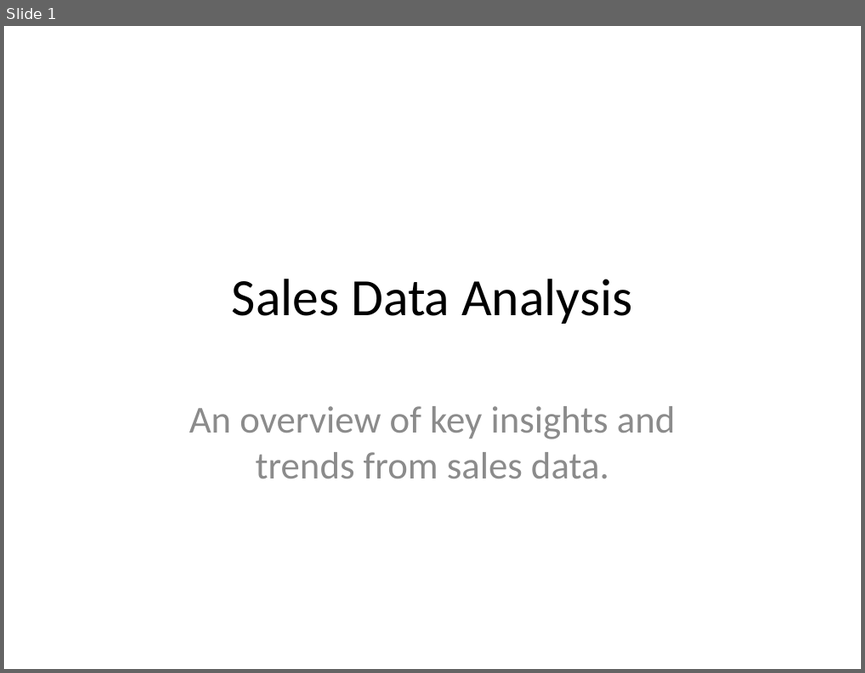
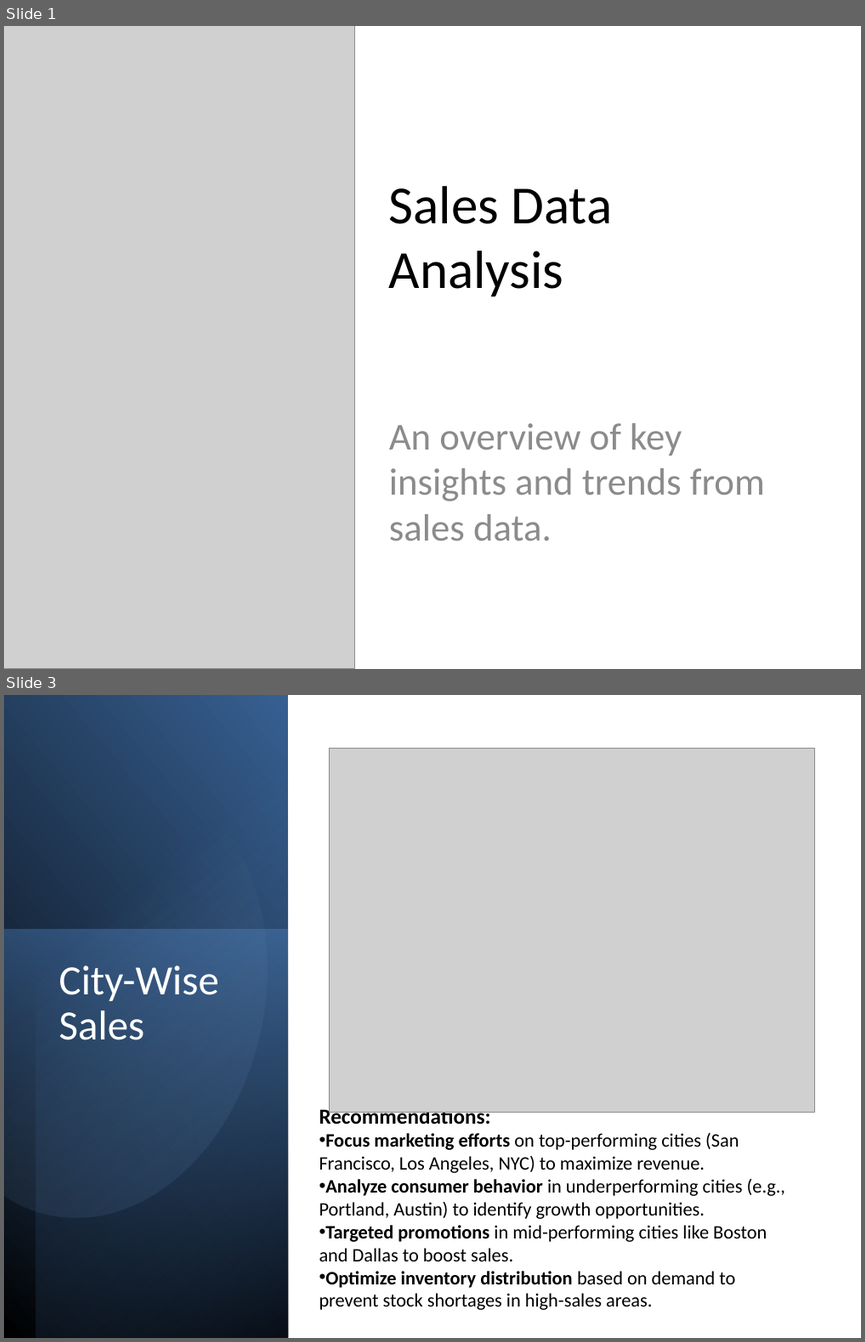
Before and after one commit to PaolaDumbi/Sales_Analysis, a slide deck: Sales_Data_Analysis_Presentation.pptx. Shown one above the other, each under a label of ours: slide 1 before the commit, slides 1 and 3 after it; the slides between them are not shown. The pictures are 865x673 and 865x1342 pixels, drawn with LibreOffice and Linux fonts; fonts in the diff are those of the drawing; grey boxes stand for pictures. Boxes give left, top, right and bottom in pixels: in the first picture for what was removed or moved away, otherwise in the second. Text is boxed around its words. In the diff, an @@ line names an element or a change of style, - is before the commit and + after.

```diff
--- a/Sales_Data_Analysis_Presentation.pptx
+++ b/Sales_Data_Analysis_Presentation.pptx
@@ slide 3 added at (x1=4, y1=695, x2=861, y2=1338), background #FFFFFF @@
@@ rectangle added at (x1=5, y1=695, x2=288, y2=1338), fill gradient #000000 to #376092 @@
@@ rectangle added at (x1=35, y1=695, x2=288, y2=1338), fill gradient #000000 to #4F81BD @@
@@ freeform shape added at (x1=4, y1=749, x2=307, y2=1248), fill gradient #95B3D7 to #376092 @@
@@ picture added at (x1=329, y1=748, x2=814, y2=1112) @@
@@ rectangle added at (x1=4, y1=930, x2=287, y2=1337), fill gradient #4F81BD to #254061 @@
@@ title added at (x1=59, y1=965, x2=219, y2=1040), 35 pt, text #FFFFFF @@
+City-Wise Sales
@@ text added at (x1=319, y1=1106, x2=785, y2=1310), 16 pt, text #000000 @@
+Recommendations:
+• Focus marketing efforts on top-performing cities (San Francisco, Los Angeles, NYC) to maximize revenue.
+• Analyze consumer behavior in underperforming cities (e.g., Portland, Austin) to identify growth opportunities.
+• Targeted promotions in mid-performing cities like Boston and Dallas to boost sales.
+• Optimize inventory distribution based on demand to prevent stock shortages in high-sales areas.
@@ slide 1 changed as well @@
@@ picture added at (x1=4, y1=26, x2=355, y2=669) @@
@@ title "Sales Data Analysis" moved from (x1=232, y1=278, x2=632, y2=324) to (x1=389, y1=186, x2=613, y2=296) @@
@@ title "Sales Data Analysis" at (x1=389, y1=186, x2=613, y2=296): size 44 to 45 pt; alignment centre to left @@
@@ subtitle "An overview of key insights ..." moved from (x1=189, y1=406, x2=676, y2=478) to (x1=389, y1=423, x2=765, y2=540) @@
@@ subtitle "An overview of key insights ..." at (x1=389, y1=423, x2=765, y2=540): alignment centre to left @@
```
Also in this commit, not shown: 2 other slides changed, 3 other slides added, 3 slides removed, 1 other file.
